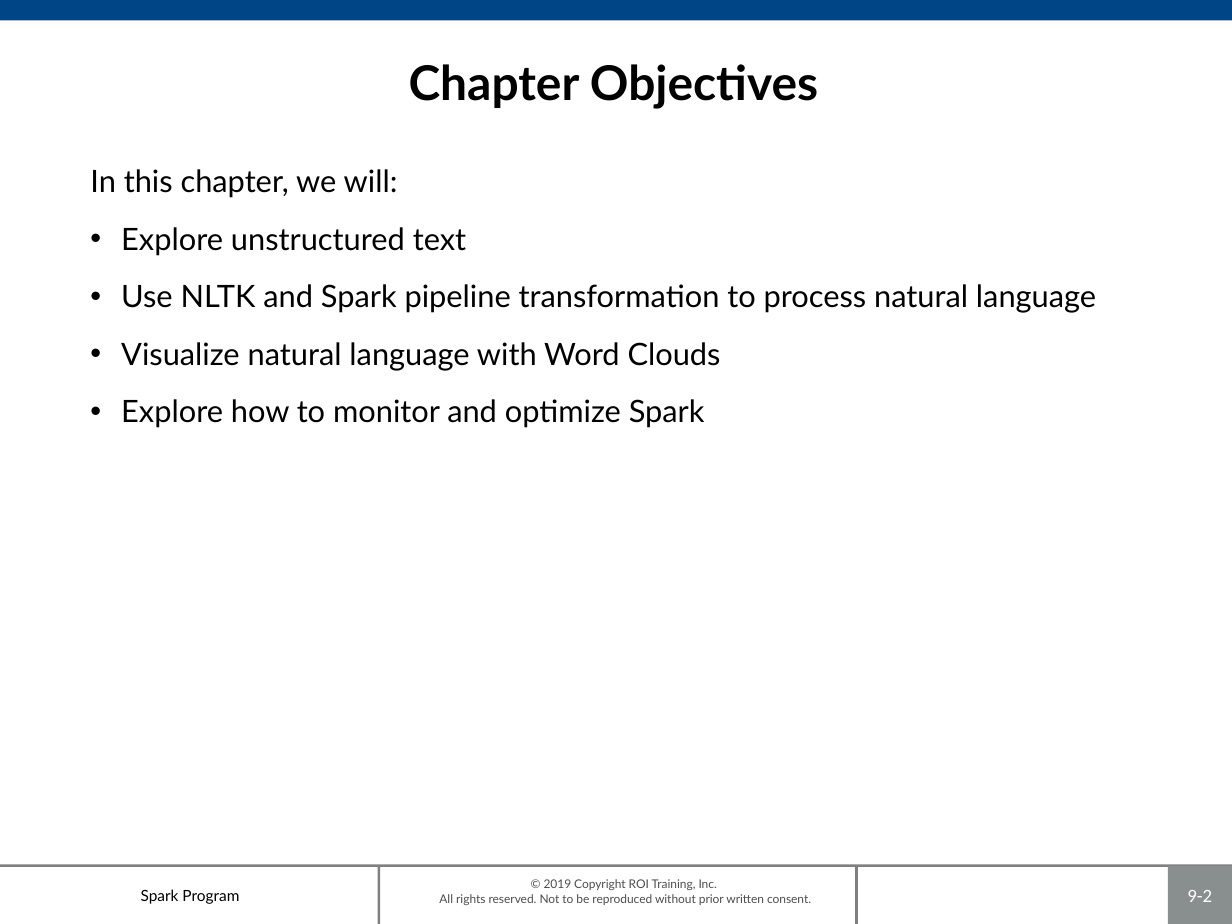
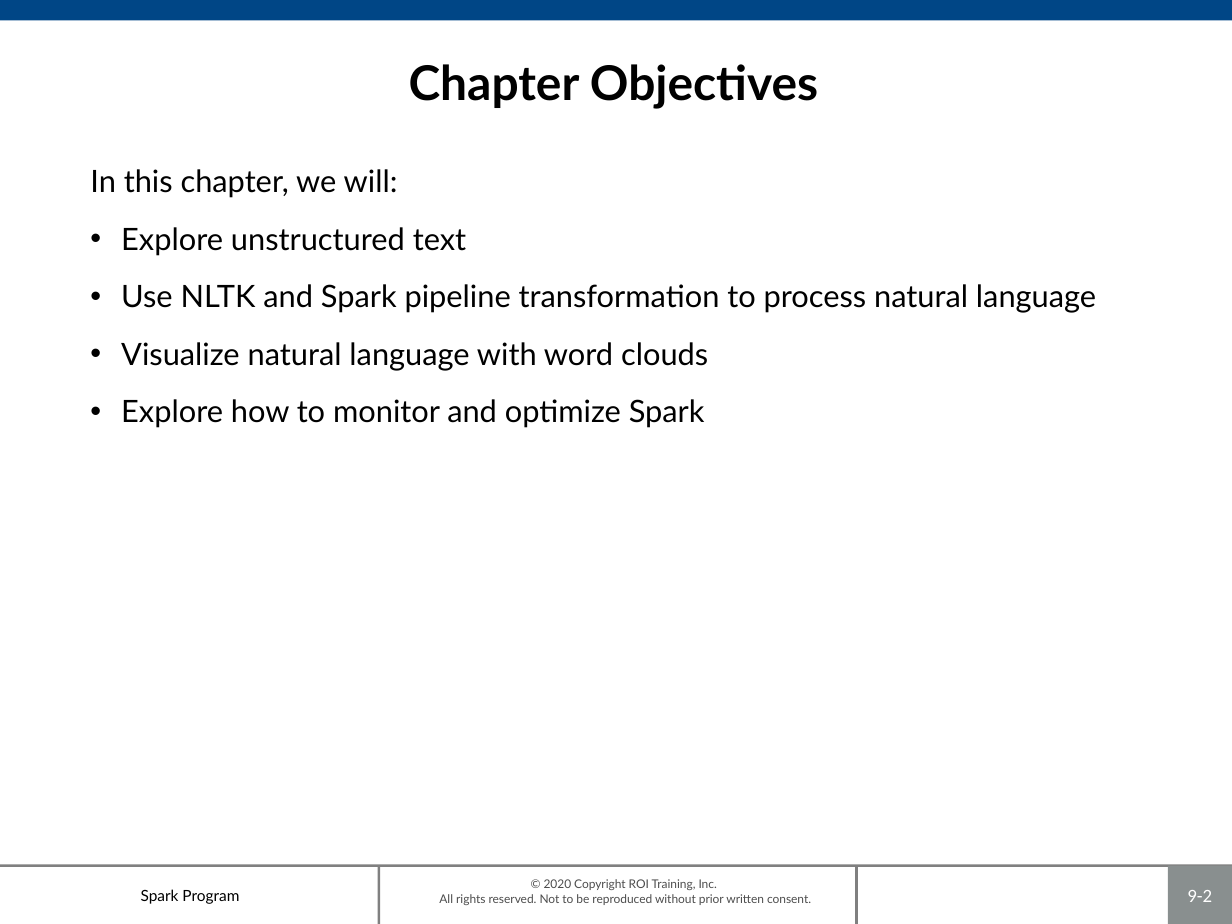
Before and after one commit to roitraining/SparkProgram, a slide deck: slide 2 of Day8-NaturalLanguage/Ch09-NaturalLanguage.pptx. Drawn at 1232x924 pixels with LibreOffice and Linux fonts; fonts in the diff are those of the drawing; background and template pictures are left out. Boxes give left, top, right and bottom in pixels: in the first picture for what was removed or moved away, otherwise in the second. Text is boxed around its words. In the diff, an @@ line names an element or a change of style, - is before the commit and + after.

```diff
--- a/Day8-NaturalLanguage/Ch09-NaturalLanguage.pptx
+++ b/Day8-NaturalLanguage/Ch09-NaturalLanguage.pptx
@@ text at [121,342,708,371]: text changed @@
-• Visualize natural language with Word Clouds
+• Visualize natural language with word clouds
@@ text at [439,879,811,905]: text changed @@
-© 2019 Copyright ROI Training, Inc.
-All rights reserved. Not to be reproduced without prior written consent.
+© 2020 Copyright ROI Training, Inc.
+All rights reserved. Not to be reproduced without prior written consent.
```
Also in this commit, not shown: 13 other slides changed, 3 other files.
